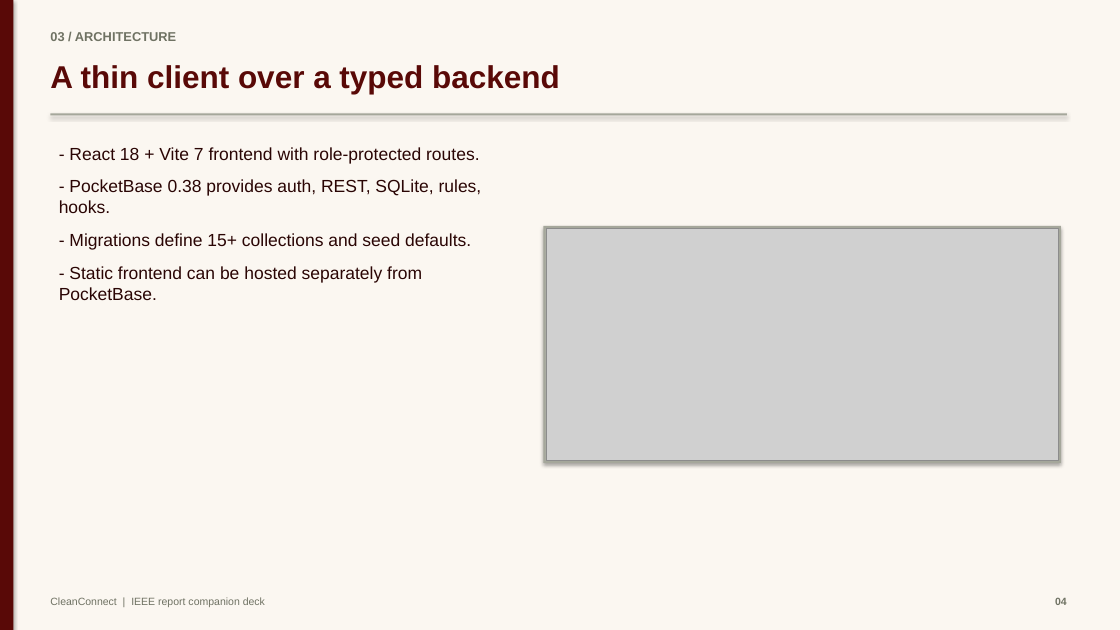
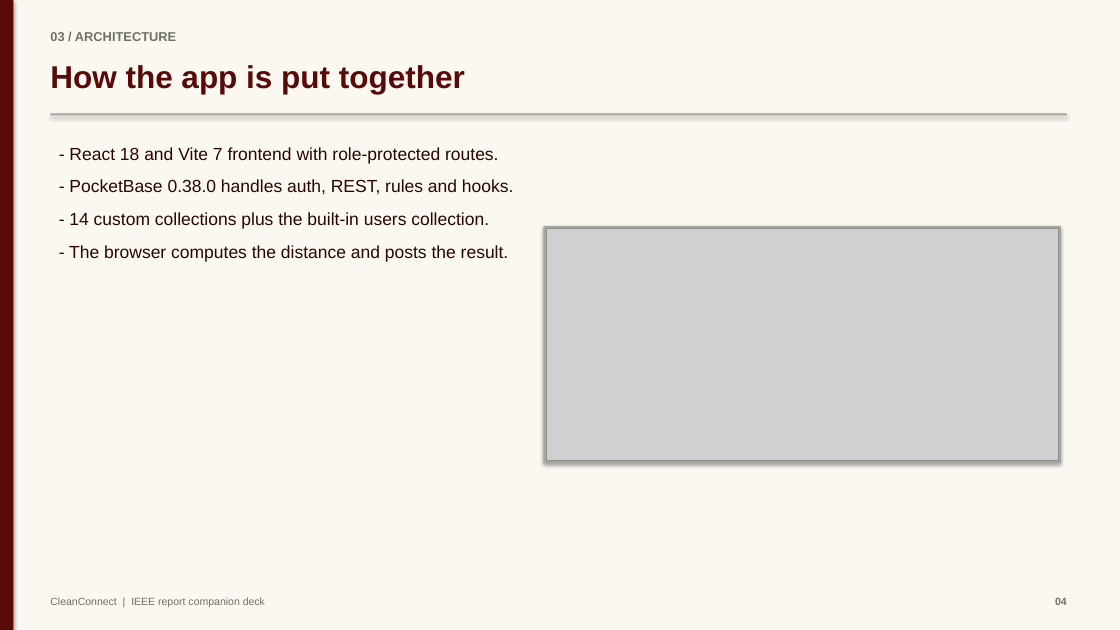
Before and after one commit to mayankjain1815-commits/CleanConnect, a slide deck: slide 4 of docs/presentation/CleanConnect_Presentation.pptx. Drawn at 1120x630 pixels with LibreOffice and Linux fonts; fonts in the diff are those of the drawing; grey boxes stand for pictures. Boxes give left, top, right and bottom in pixels: in the first picture for what was removed or moved away, otherwise in the second. Text is boxed around its words. In the diff, an @@ line names an element or a change of style, - is before the commit and + after.

```diff
--- a/docs/presentation/CleanConnect_Presentation.pptx
+++ b/docs/presentation/CleanConnect_Presentation.pptx
@@ text at [50,65,465,94]: text changed @@
-A thin client over a typed backend
+How the app is put together
@@ text at [69,147,514,262]: text changed @@
-- React 18 + Vite 7 frontend with role-protected routes.
-- PocketBase 0.38 provides auth, REST, SQLite, rules, hooks.
-- Migrations define 15+ collections and seed defaults.
-- Static frontend can be hosted separately from PocketBase.
+- React 18 and Vite 7 frontend with role-protected routes.
+- PocketBase 0.38.0 handles auth, REST, rules and hooks.
+- 14 custom collections plus the built-in users collection.
+- The browser computes the distance and posts the result.
```
Also in this commit, not shown: 13 other slides changed, 11 other files.
